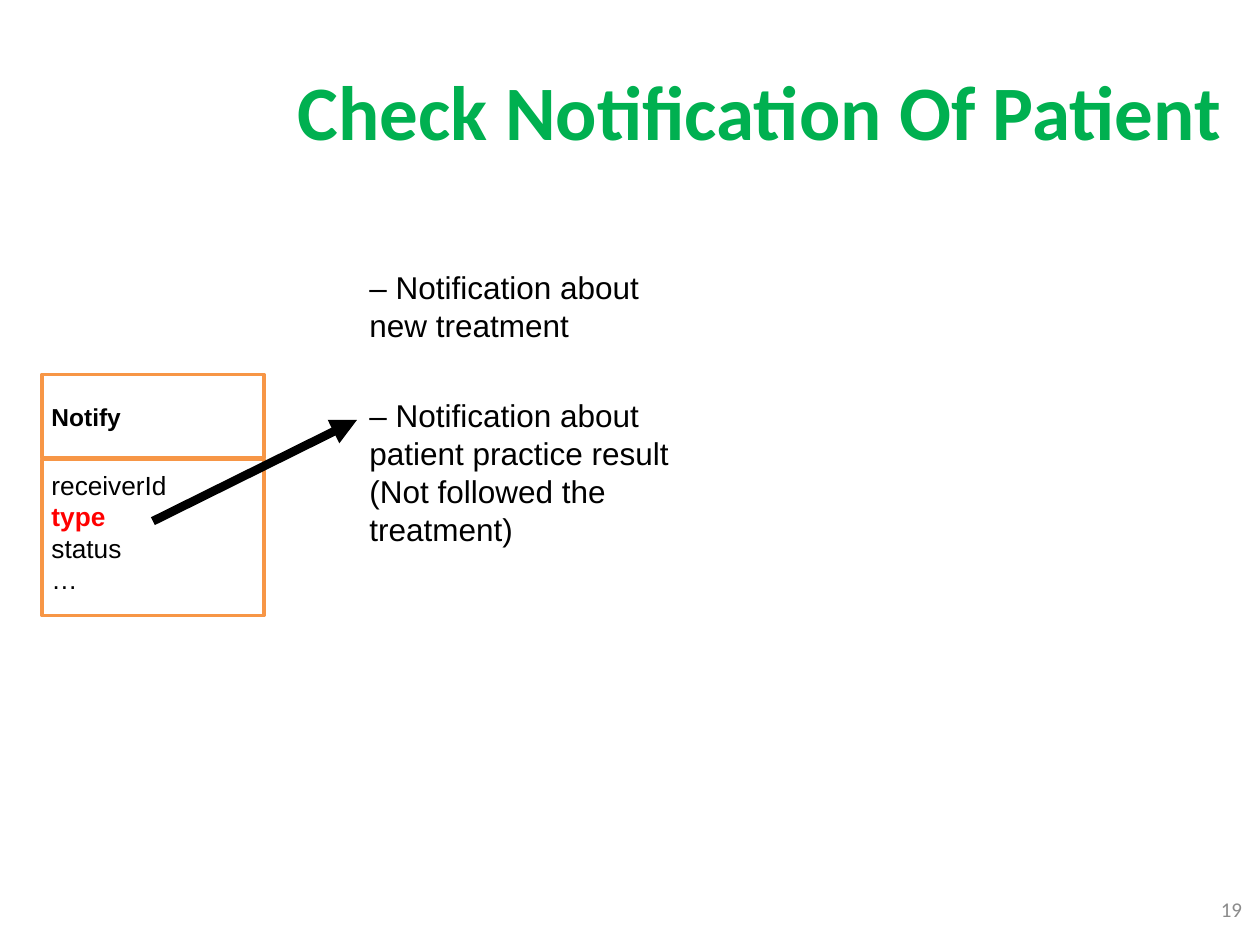
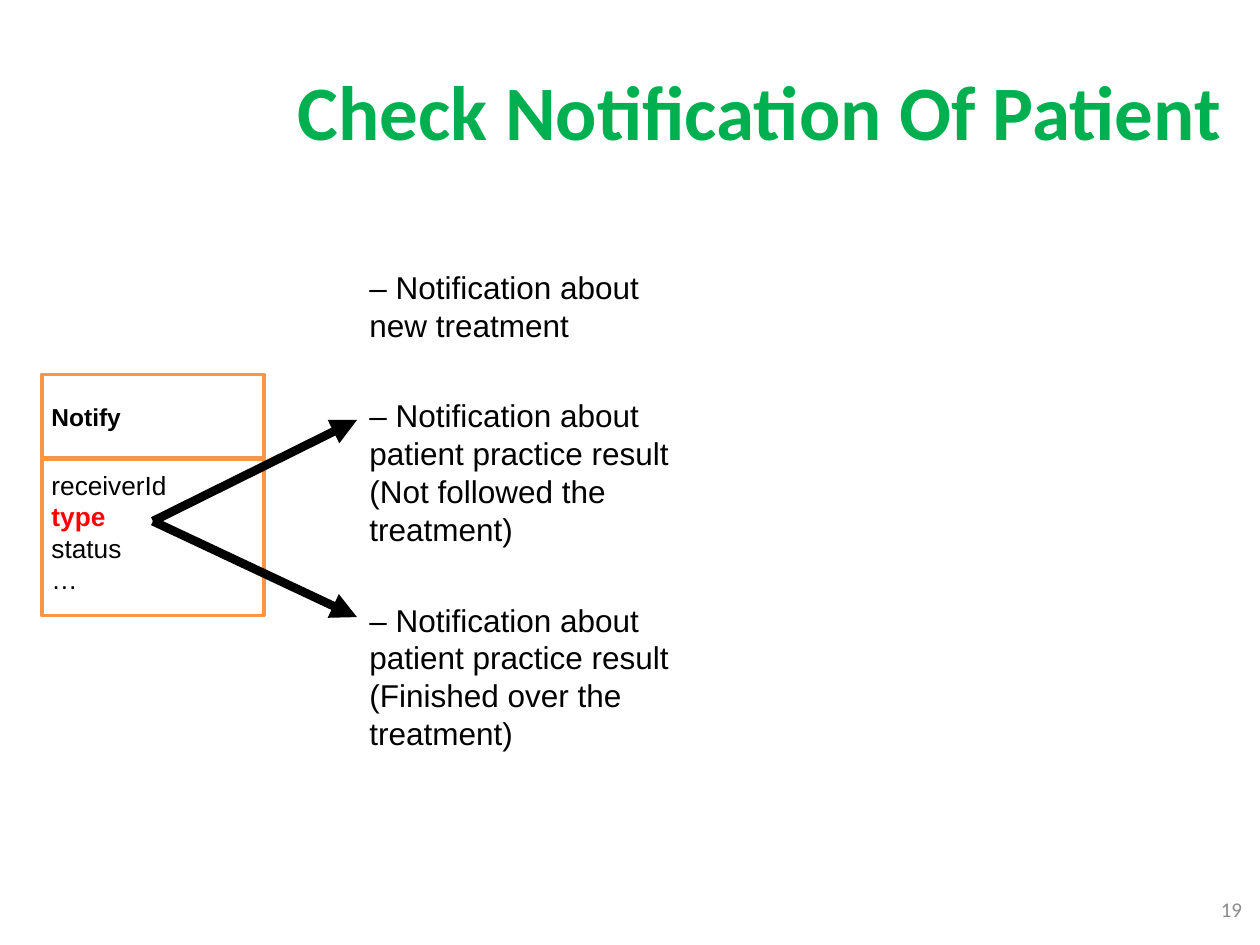
Before and after one commit to quantdse60878/HSTS, a slide deck: slide 19 of docs/Temperature Presentation/Khuong/khuong3.pptx. Drawn at 1260x945 pixels with LibreOffice and Linux fonts; fonts in the diff are those of the drawing; background and template pictures are left out. Boxes give left, top, right and bottom in pixels: in the first picture for what was removed or moved away, otherwise in the second. Text is boxed around its words. In the diff, an @@ line names an element or a change of style, - is before the commit and + after.

```diff
--- a/docs/Temperature Presentation/Khuong/khuong3.pptx
+++ b/docs/Temperature Presentation/Khuong/khuong3.pptx
@@ arrow added from (152, 522) to (357, 617), #000000 5 pt @@
@@ text added at box(369, 609, 669, 751), 18 pt, text #000000 @@
+– Notification about patient practice result (Finished over the treatment)
```
Also in this commit, not shown: 8 other slides changed, 1 slide removed.
